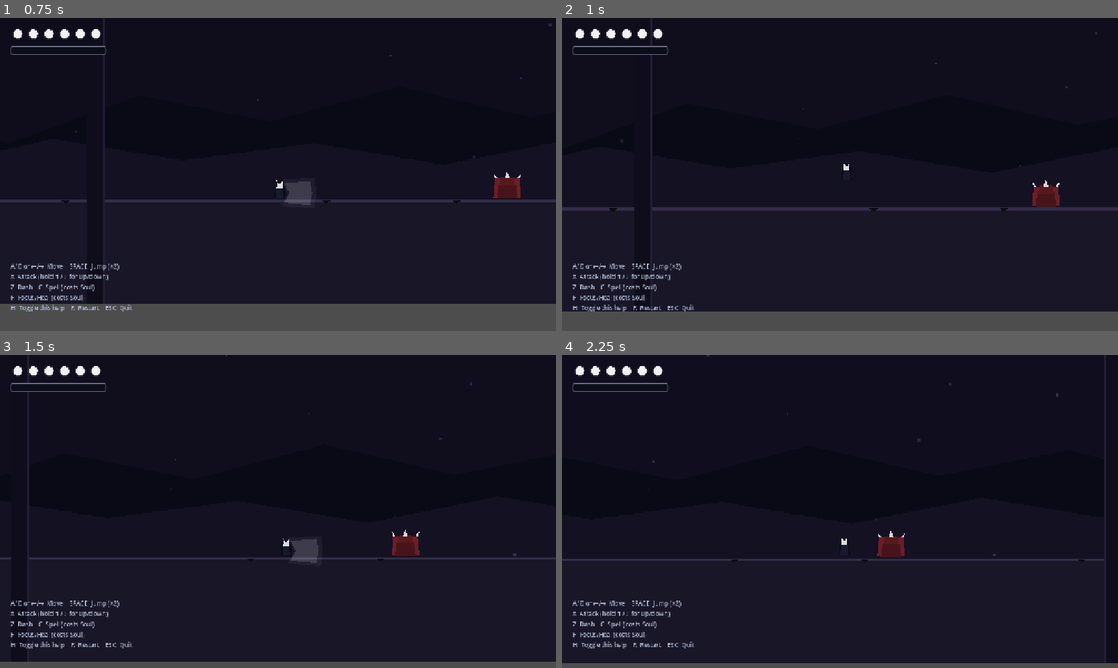
Above: before the commit, frames 1-4 (two rows, left to right).
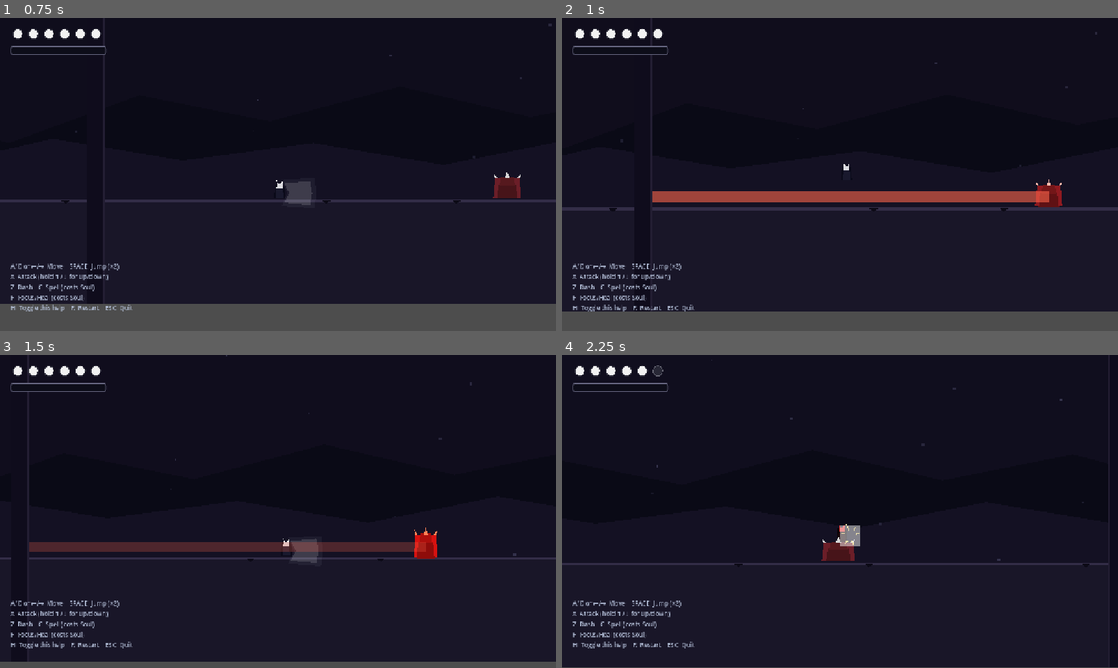
Above: after the commit, the same moments.

Repository: G-reen-vibe/hollow-knight-boss-rush
Game: Godot game, scene res://scenes/main_game.tscn
Two runs of this game, one before a commit and one after it. Both use one fixed random seed, a clock stepped at 60 frames per second and the inputs below.
Inputs:
- Up to frame 1 (0.75 s): tap Enter at 0.5 s; hold D (move_right) from 0.53 s (still down); tap X (attack) at 0.6 s
- Up to frame 2 (1 s): keep holding D (move_right); tap Space (jump) at 0.77 s
- Up to frame 3 (1.5 s): keep holding D (move_right); tap X (attack) at 1.35 s
- Up to frame 4 (2.25 s): tap Space (jump) at 1.52 s; release D (move_right) at 2.03 s; hold A (move_left) from 2.03 s (still down); tap C (cast_spell) at 2.1 s

Frame 1 is identical in both runs. In frame 2, 2.7% of the frame differs, in the area x 16-90%, y 51-61%; in frame 3, 2.5%; in frame 4, 3.6%, in the area x 0-100%, y 0-100%.

Commit message:
Fix boss attacks: pick_next_attack was renamed to pick_next_action but Idle state called wrong name — Ravager and Hollow Sentinel now attack properly

Diff:
--- a/scripts/boss/boss.gd
+++ b/scripts/boss/boss.gd
@@ -234,6 +234,6 @@
 
 # --- AI hooks (override in subclass) ---
 
-func pick_next_attack() -> StringName:
+func pick_next_action() -> StringName:
         # Default: subclass implements this.
-        return &"Idle"
+        return idle_state_name
--- a/scripts/boss/states/boss_idle.gd
+++ b/scripts/boss/states/boss_idle.gd
@@ -15,32 +15,32 @@
 
 
 func enter(_msg: Dictionary = {}, _previous: State = null) -> void:
-	_timer = randf_range(min_idle, max_idle)
+        _timer = randf_range(min_idle, max_idle)
 
 
 func physics_process(delta: float) -> void:
-	var b := target as Boss
-	_timer -= delta
-	if b.target == null or not is_instance_valid(b.target):
-		return
-	# Reposition to maintain preferred distance — but DON'T crowd the player.
-	var dist := b.distance_to_target()
-	var dir := b.horizontal_dir_to_target()
-	if dist < preferred_distance - distance_tolerance:
-		# Too close — back away from the player.
-		b.velocity.x = move_toward(b.velocity.x, -dir * reposition_speed, 800.0 * delta)
-	elif dist > preferred_distance + distance_tolerance:
-		# Too far — approach slowly.
-		b.velocity.x = move_toward(b.velocity.x, dir * reposition_speed, 800.0 * delta)
-	else:
-		# In the sweet spot — hold position.
-		b.velocity.x = move_toward(b.velocity.x, 0.0, 1000.0 * delta)
-	# Friction on ground.
-	if b.is_on_floor():
-		b.velocity.x = move_toward(b.velocity.x, 0.0, 600.0 * delta)
-	if _timer <= 0.0:
-		var next: StringName = b.pick_next_attack()
-		if next != &"" and next != name:
-			b.state_machine.transition_to(next)
-		else:
-			_timer = randf_range(min_idle, max_idle)
+        var b := target as Boss
+        _timer -= delta
+        if b.target == null or not is_instance_valid(b.target):
+                return
+        # Reposition to maintain preferred distance — but DON'T crowd the player.
+        var dist := b.distance_to_target()
+        var dir := b.horizontal_dir_to_target()
+        if dist < preferred_distance - distance_tolerance:
+                # Too close — back away from the player.
+                b.velocity.x = move_toward(b.velocity.x, -dir * reposition_speed, 800.0 * delta)
+        elif dist > preferred_distance + distance_tolerance:
+                # Too far — approach slowly.
+                b.velocity.x = move_toward(b.velocity.x, dir * reposition_speed, 800.0 * delta)
+        else:
+                # In the sweet spot — hold position.
+                b.velocity.x = move_toward(b.velocity.x, 0.0, 1000.0 * delta)
+        # Friction on ground.
+        if b.is_on_floor():
+                b.velocity.x = move_toward(b.velocity.x, 0.0, 600.0 * delta)
+        if _timer <= 0.0:
+                var next: StringName = b.pick_next_action()
+                if next != &"" and next != name:
+                        b.state_machine.transition_to(next)
+                else:
+                        _timer = randf_range(min_idle, max_idle)
Not shown, changed: export/web/index.html
Not shown, changed: export/web/index.pck
